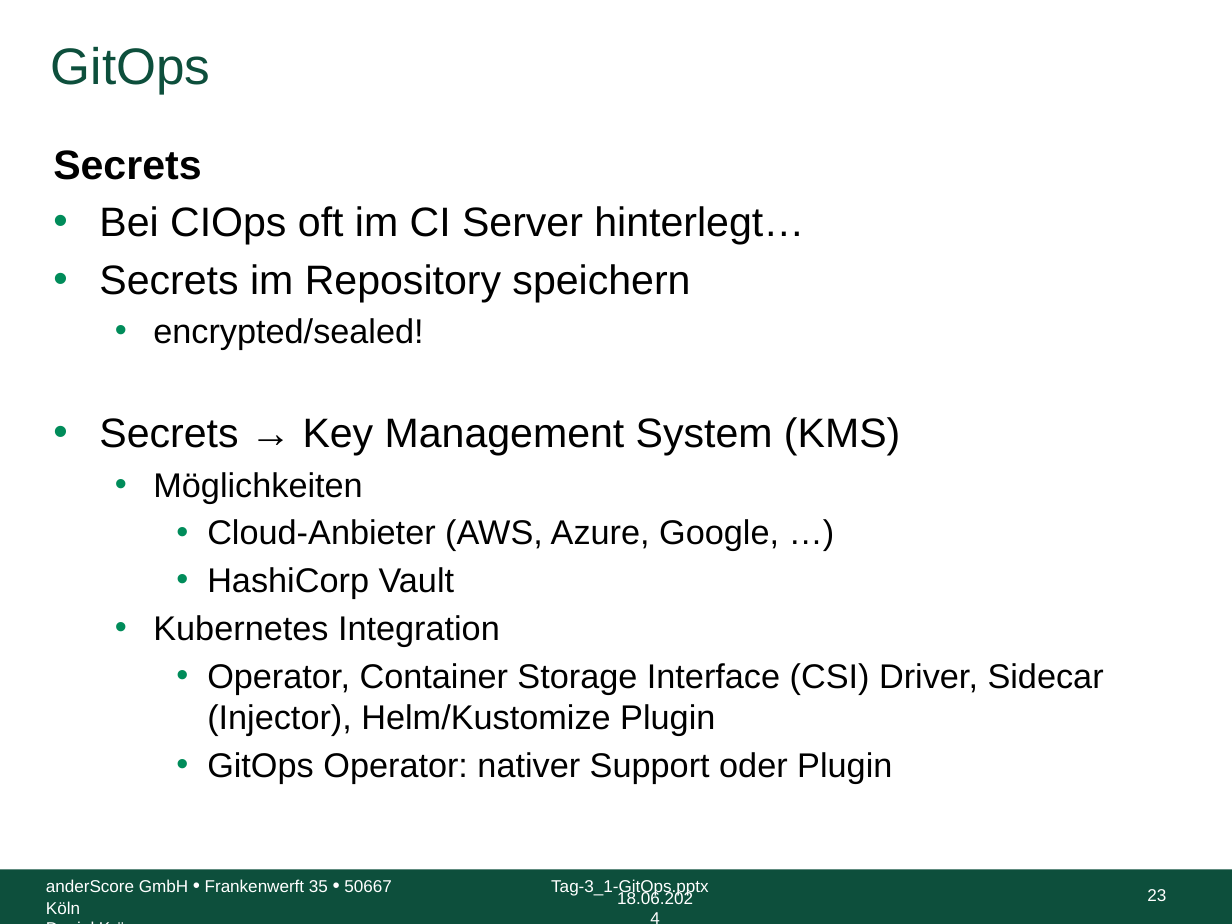
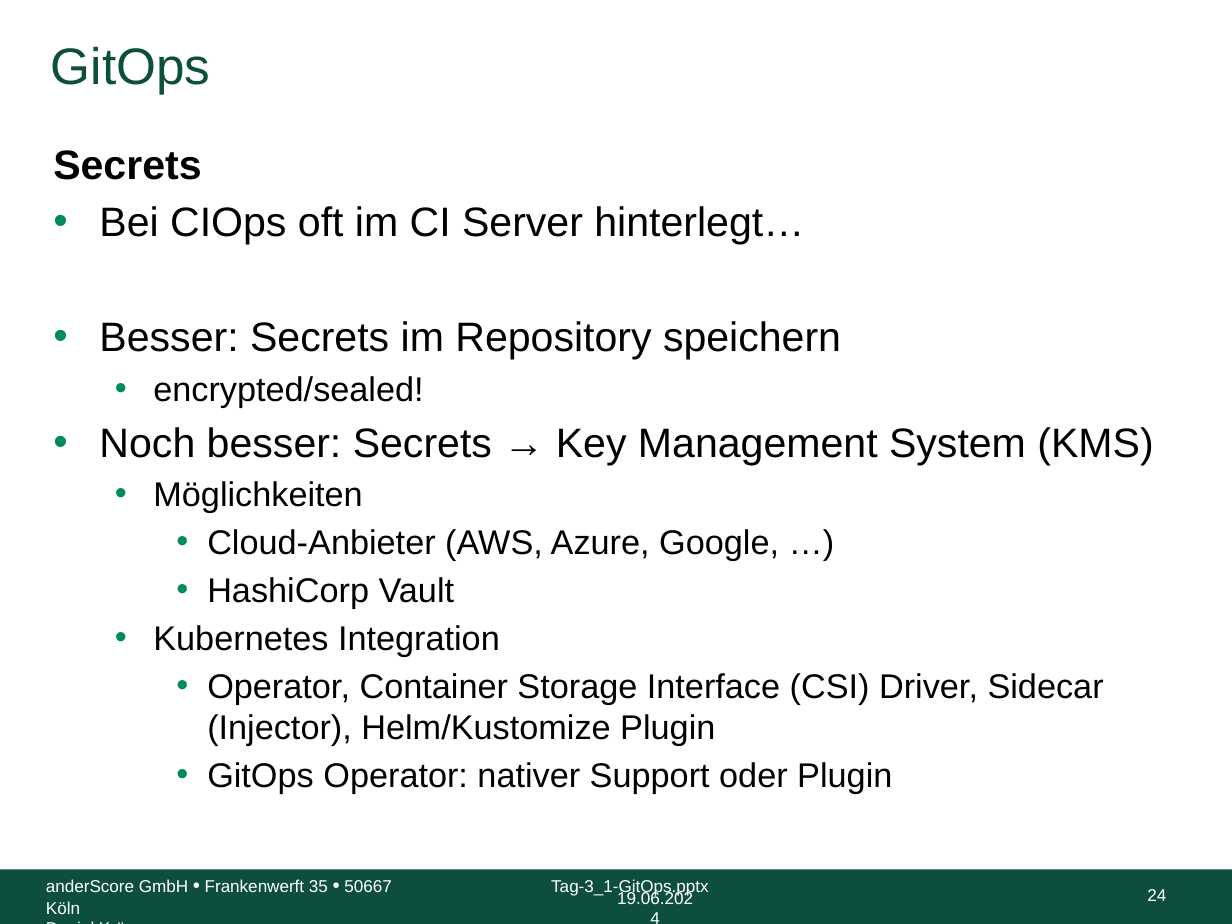
Before and after one commit to anderscore-gmbh/gitlab, a slide deck: slide 24 of slides/Tag-3_1-GitOps.pptx (slide 23 before the commit). Drawn at 1232x924 pixels with LibreOffice and Linux fonts; fonts in the diff are those of the drawing; background and template pictures are left out. Boxes give left, top, right and bottom in pixels: in the first picture for what was removed or moved away, otherwise in the second. Text is boxed around its words. In the diff, an @@ line names an element or a change of style, - is before the commit and + after.

```diff
--- a/slides/Tag-3_1-GitOps.pptx
+++ b/slides/Tag-3_1-GitOps.pptx
@@ text at (99, 321, 841, 360): text changed @@
-• Secrets im Repository speichern
+• Besser: Secrets im Repository speichern
@@ text at (99, 427, 1153, 465): text changed @@
-• Secrets → Key Management System (KMS)
+• Noch besser: Secrets → Key Management System (KMS)
@@ text at (617, 890, 693, 904): text changed @@
-18.06.2024
+19.06.2024
@@ page number at (1147, 889, 1166, 901): text changed @@
-23
+24
```
Also in this commit, not shown: 35 other slides changed, 1 slide added, 5 other files.
